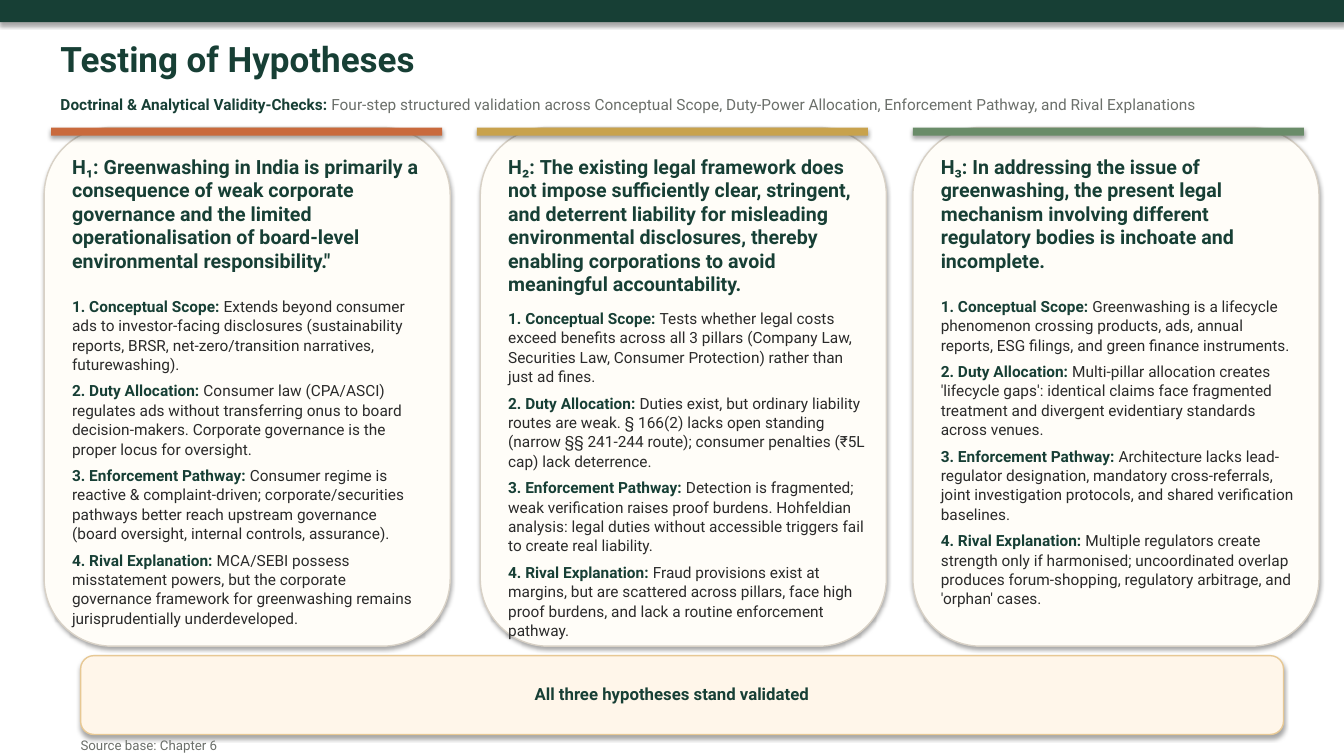
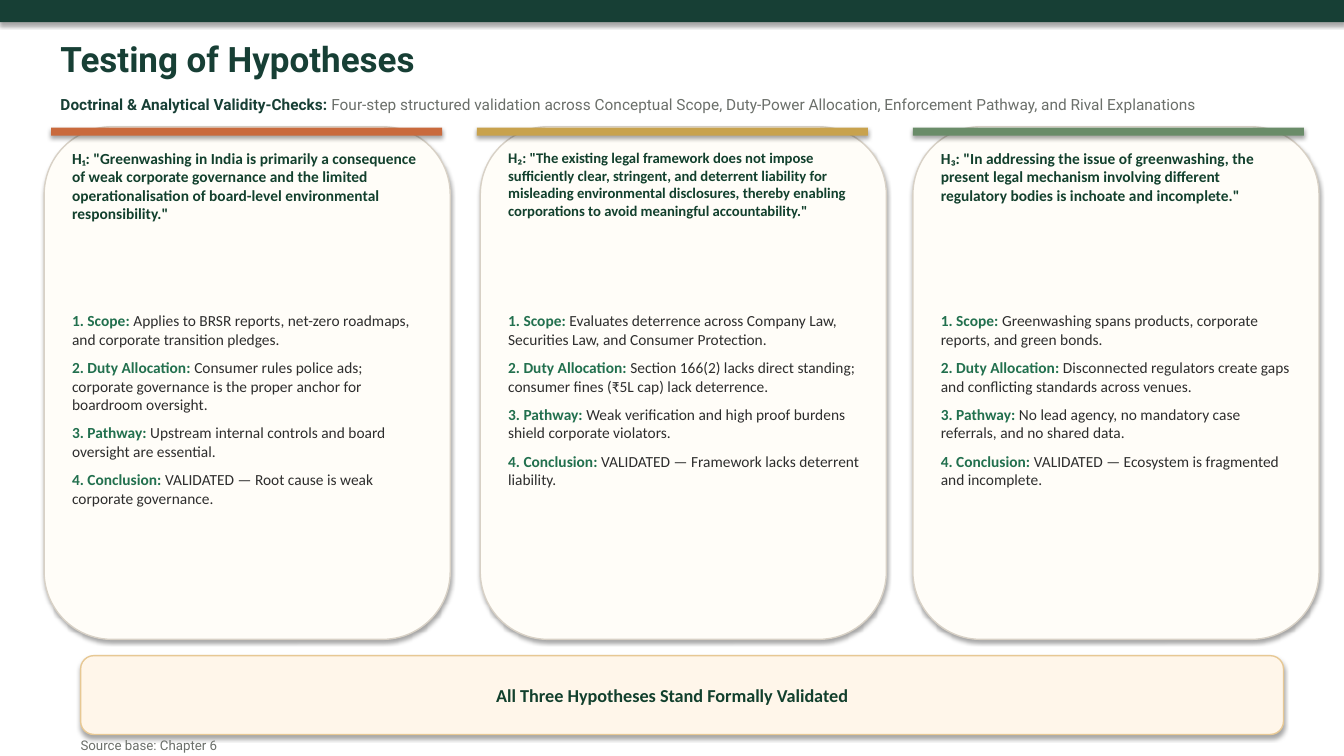
Before and after one commit to atul516/Final-VIva, a slide deck: slide 21 of Thesis Defence Presentation Final.pptx. Drawn at 1344x756 pixels with LibreOffice and Linux fonts; fonts in the diff are those of the drawing. Boxes give left, top, right and bottom in pixels: in the first picture for what was removed or moved away, otherwise in the second. Text is boxed around its words. In the diff, an @@ line names an element or a change of style, - is before the commit and + after.

Commit message:
feat: add thesis text content and update presentation slides for defense

```diff
--- a/Thesis Defence Presentation Final.pptx
+++ b/Thesis Defence Presentation Final.pptx
@@ rounded rectangle: place and size @@
-rounded rectangle at [44,128,451,647]
+rounded rectangle at [44,127,451,640]
@@ rounded rectangle: place and size @@
-rounded rectangle at [480,128,886,647]
+rounded rectangle at [480,127,886,640]
@@ rounded rectangle: place and size @@
-rounded rectangle at [913,128,1320,647]
+rounded rectangle at [913,127,1320,640]
@@ text at [72,153,416,222]: text changed; size 14 to 11 pt; font Roboto to Calibri; text colour #173F35 to #12402D @@
-H₁: Greenwashing in India is primarily a consequence of weak corporate governance and the limited operationalisation of board-level environmental responsibility."
+H₁: "Greenwashing in India is primarily a consequence of weak corporate governance and the limited operationalisation of board-level environmental responsibility."
@@ text at [508,152,845,219]: text changed; size 14 to 10.5 pt; font Roboto to Calibri; text colour #173F35 to #12402D @@
-H₂: The existing legal framework does not impose sufficiently clear, stringent, and deterrent liability for misleading environmental disclosures, thereby enabling corporations to avoid meaningful accountability.
+H₂: "The existing legal framework does not impose sufficiently clear, stringent, and deterrent liability for misleading environmental disclosures, thereby enabling corporations to avoid meaningful accountability."
@@ text at [941,153,1253,204]: text changed; size 14 to 11 pt; font Roboto to Calibri; text colour #173F35 to #12402D @@
-H₃: In addressing the issue of greenwashing, the present legal mechanism involving different regulatory bodies is inchoate and incomplete.
+H₃: "In addressing the issue of greenwashing, the present legal mechanism involving different regulatory bodies is inchoate and incomplete."
@@ text at [72,315,409,507]: text changed; font Roboto to Calibri; text colour #2A2A2A to #2D2D2D @@
-1. Conceptual Scope: Extends beyond consumer ads to investor-facing disclosures (sustainability reports, BRSR, net-zero/transition narratives, futurewashing).
-2. Duty Allocation: Consumer law (CPA/ASCI) regulates ads without transferring onus to board decision-makers. Corporate governance is the proper locus for oversight.
-3. Enforcement Pathway: Consumer regime is reactive & complaint-driven; corporate/securities pathways better reach upstream governance (board oversight, internal controls, assurance).
-4. Rival Explanation: MCA/SEBI possess misstatement powers, but the corporate governance framework for greenwashing remains jurisprudentially underdeveloped.
+1. Scope: Applies to BRSR reports, net-zero roadmaps, and corporate transition pledges.
+2. Duty Allocation: Consumer rules police ads; corporate governance is the proper anchor for boardroom oversight.
+3. Pathway: Upstream internal controls and board oversight are essential.
+4. Conclusion: VALIDATED — Root cause is weak corporate governance.
@@ text at [508,315,859,488]: text changed; font Roboto to Calibri; text colour #2A2A2A to #2D2D2D @@
-1. Conceptual Scope: Tests whether legal costs exceed benefits across all 3 pillars (Company Law, Securities Law, Consumer Protection) rather than just ad fines.
-2. Duty Allocation: Duties exist, but ordinary liability routes are weak. § 166(2) lacks open standing (narrow §§ 241-244 route); consumer penalties (₹5L cap) lack deterrence.
-3. Enforcement Pathway: Detection is fragmented; weak verification raises proof burdens. Hohfeldian analysis: legal duties without accessible triggers fail to create real liability.
-4. Rival Explanation: Fraud provisions exist at margins, but are scattered across pillars, face high proof burdens, and lack a routine enforcement pathway.
+1. Scope: Evaluates deterrence across Company Law, Securities Law, and Consumer Protection.
+2. Duty Allocation: Section 166(2) lacks direct standing; consumer fines (₹5L cap) lack deterrence.
+3. Pathway: Weak verification and high proof burdens shield corporate violators.
+4. Conclusion: VALIDATED — Framework lacks deterrent liability.
@@ text at [941,315,1289,488]: text changed; font Roboto to Calibri; text colour #2A2A2A to #2D2D2D @@
-1. Conceptual Scope: Greenwashing is a lifecycle phenomenon crossing products, ads, annual reports, ESG filings, and green finance instruments.
-2. Duty Allocation: Multi-pillar allocation creates 'lifecycle gaps': identical claims face fragmented treatment and divergent evidentiary standards across venues.
-3. Enforcement Pathway: Architecture lacks lead-regulator designation, mandatory cross-referrals, joint investigation protocols, and shared verification baselines.
-4. Rival Explanation: Multiple regulators create strength only if harmonised; uncoordinated overlap produces forum-shopping, regulatory arbitrage, and 'orphan' cases.
+1. Scope: Greenwashing spans products, corporate reports, and green bonds.
+2. Duty Allocation: Disconnected regulators create gaps and conflicting standards across venues.
+3. Pathway: No lead agency, no mandatory case referrals, and no shared data.
+4. Conclusion: VALIDATED — Ecosystem is fragmented and incomplete.
@@ text at [496,689,848,705]: text changed; size 12 to 13 pt; font Roboto to Calibri; text colour #173F35 to #12402D @@
-All three hypotheses stand validated
+All Three Hypotheses Stand Formally Validated
```
Also in this commit, not shown: 22 other slides changed, 1 other file.
